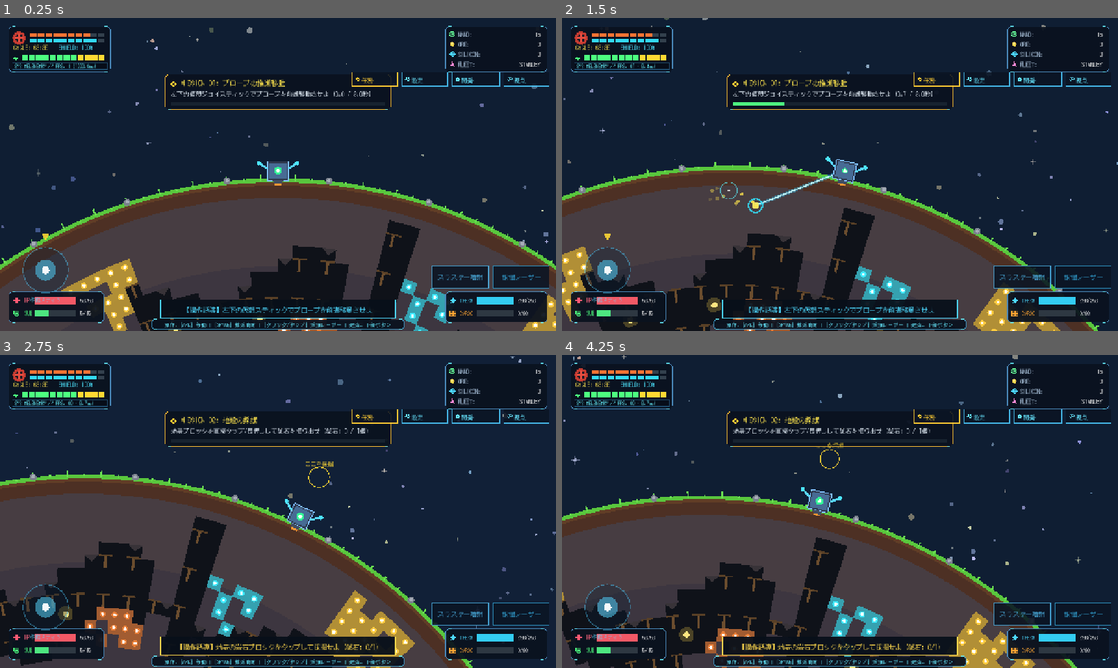
Above: before the commit, frames 1-4 (two rows, left to right).
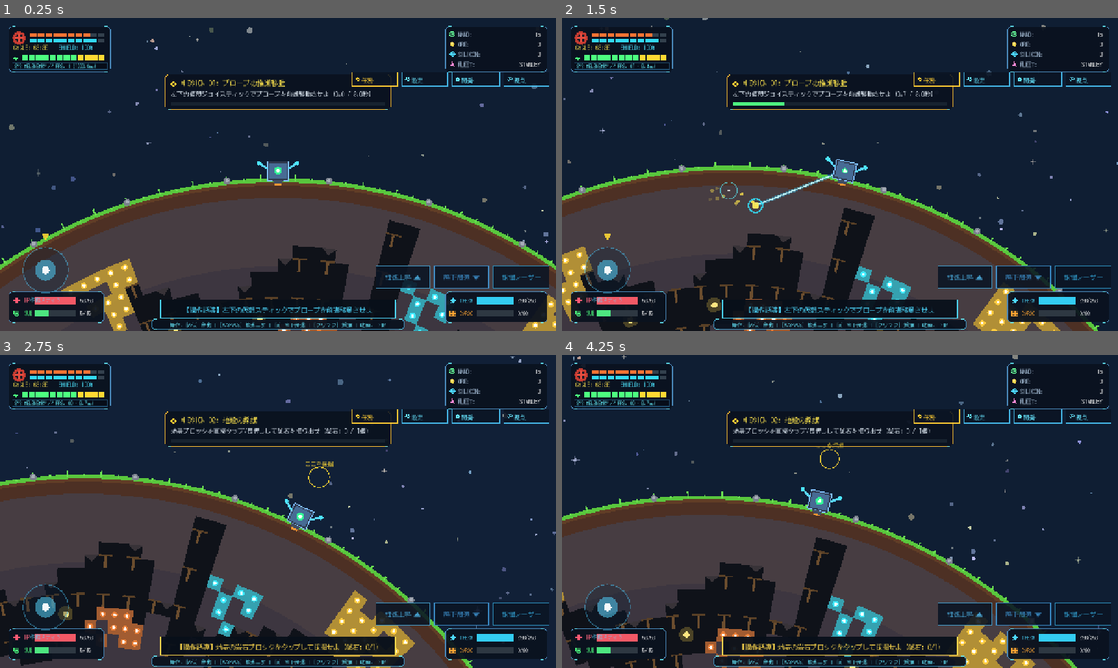
Above: after the commit, the same moments.

Repository: wak-shogo/2Dreplica
Game: Godot game, scene res://scenes/main.tscn
Two runs of this game, one before a commit and one after it. Both use one fixed random seed, a clock stepped at 60 frames per second and the inputs below.
Inputs (mouse positions are in pixels of both pictures, inside the frame that each line leads up to):
- Up to frame 1 (0.25 s): no input
- Up to frame 2 (1.5 s): tap Enter (ui_accept) at 0.5, 0.77, 0.8, 1.07 s; move the mouse to (962, 158) at 0.52 s; hold Right (ui_right) 0.53-1.25 s; hold R 0.53-1.25 s; click (962, 158) at 0.67 s; drag from (728, 190) to (812, 237) at 1.27 s
- Up to frame 3 (2.75 s): move the mouse to (333, 442) at 2.02 s; hold Right (ui_right) from 2.03 s (still down); hold R from 2.03 s (still down); click (333, 442) at 2.17 s; tap Enter (ui_accept) at 2.3 s
- Up to frame 4 (4.25 s): release Right (ui_right) at 2.75 s; release R at 2.75 s; drag from (812, 574) to (673, 464) at 2.77 s; move the mouse to (1006, 558) at 3.52 s; hold Left (ui_left) from 3.53 s (still down); hold U from 3.53 s (still down); click (1006, 558) at 3.67 s; tap Enter (ui_accept) at 3.77, 3.8, 4.07 s

The runs differ from the first frame. In frame 1, 0.9% of the frame differs, in the area x 29-87%, y 79-99%; in frame 2, 1.2%; in frame 3, 1.1%; in frame 4, 1.2%.

Commit message:
feat: Add reverse retro-thrusters, planetary descent and re-entry physics, responsive touch descent button, balanced gravity, and comprehensive 30-stage human playtest automation

Diff:
--- a/scripts/celestial_body.gd
+++ b/scripts/celestial_body.gd
@@ -14,7 +14,7 @@
 @export var base_radius: float = 560.0
 @export var core_radius: float = 200.0
 @export var atmosphere_radius: float = 950.0
-@export var gravity_constant: float = 420000.0
+@export var gravity_constant: float = 58000000.0
 @export var atmosphere_drag: float = 0.4
 @export var orbit_parent: Node2D = null
 @export var orbit_distance: float = 0.0
--- a/scripts/game_state.gd
+++ b/scripts/game_state.gd
@@ -99,6 +99,7 @@
 # サウンドプレイヤーノード
 var audio_players: Array[AudioStreamPlayer] = []
 var next_audio_index := 0
+var is_muted: bool = false
 
 func _init() -> void:
 	pass
@@ -111,7 +112,7 @@
 		audio_players.append(p)
 
 func play_sfx(stream: AudioStreamWAV, volume_db: float = 0.0) -> void:
-	if audio_players.is_empty():
+	if is_muted or audio_players.is_empty():
 		return
 	var player = audio_players[next_audio_index]
 	next_audio_index = (next_audio_index + 1) % audio_players.size()
--- a/scripts/hud_system.gd
+++ b/scripts/hud_system.gd
@@ -56,10 +56,12 @@
 var btn_settings_rect := Rect2()
 var btn_mine_rect := Rect2()
 var btn_thrust_rect := Rect2()
+var btn_retro_rect := Rect2()
 var btn_stage_skip_rect := Rect2()
 
 var is_mine_button_pressed := false
 var is_thrust_button_pressed := false
+var is_retro_button_pressed := false
 
 # 設定モーダル
 var is_settings_open := false
@@ -162,7 +164,9 @@
 		if opt_sfx.has_point(pos):
 			setting_sfx_level = (setting_sfx_level + 2) % 3
 			if game_state != null:
-				game_state.play_sfx(SoundGenerator.create_beep(660.0, 0.08, 0.2))
+				game_state.is_muted = (setting_sfx_level == 0)
+				if not game_state.is_muted:
+					game_state.play_sfx(SoundGenerator.create_beep(660.0, 0.08, 0.2))
 			show_toast("効果音音量: " + ("100%" if setting_sfx_level == 2 else ("50%" if setting_sfx_level == 1 else "ミュート")), 1.5)
 			return
 
@@ -259,6 +263,12 @@
 			player.touch_joystick_vector.y = -1.0
 		return
 
+	if btn_retro_rect.has_point(pos):
+		is_retro_button_pressed = true
+		if player != null:
+			player.touch_joystick_vector.y = 1.0
+		return
+
 	if btn_mine_rect.has_point(pos):
 		is_mine_button_pressed = true
 		if player != null:
@@ -290,6 +300,11 @@
 
 	if is_thrust_button_pressed:
 		is_thrust_button_pressed = false
+		if player != null and not is_joystick_touching:
+			player.touch_joystick_vector.y = 0.0
+
+	if is_retro_button_pressed:
+		is_retro_button_pressed = false
 		if player != null and not is_joystick_touching:
 			player.touch_joystick_vector.y = 0.0
 
@@ -909,7 +924,7 @@
 	var guide_text := ""
 	match cur_p:
 		GameState.Phase.PHASE_1_SURVIVAL, GameState.Phase.PHASE_2_SURFACE_INDUSTRY:
-			guide_text = "移動: 左スティック | 採掘: 画面タップ | 建造: 下部ボタン" if is_portrait else "操作: [A/D] 移動 | [SPACE] 推進噴射 | [クリック/タップ] 採掘レーザー | 建造: 下部ボタン"
+			guide_text = "移動: 左スティック | 噴射: 上下ボタン | 採掘: タップ" if is_portrait else "操作: [A/D] 移動 | [W/SPACE] 推進上昇 | [S] 降下帰還 | [クリック] 採掘 | 建造: 下部"
 		GameState.Phase.PHASE_3_INTERPLANETARY:
 			guide_text = "軌道噴射: スティック | スキャン: 右ボタン | 視点切替: 上部" if is_portrait else "軌道航行: [A/D] 姿勢 | [SPACE] 軌道噴射 | [S] 惑星スキャナー | 視点切替"
 		GameState.Phase.PHASE_4_ORBITAL_WAR:
@@ -944,10 +959,11 @@
 		joystick_center = Vector2(170.0, h - 220.0)
 		joystick_radius = 80.0
 		var act_w := minf(260.0, w * 0.36)
-		var act_h := 72.0
-		btn_thrust_rect = Rect2(w - act_w - 16.0, h - 310.0, act_w, act_h)
-		btn_mine_rect = Rect2(w - act_w - 16.0, h - 220.0, act_w, act_h)
-		btn_build_rect = Rect2(12.0, h - 130.0, w - 24.0, 72.0)
+		var act_h := 62.0
+		btn_thrust_rect = Rect2(w - act_w - 16.0, h - 380.0, act_w, act_h)
+		btn_retro_rect = Rect2(w - act_w - 16.0, h - 310.0, act_w, act_h)
+		btn_mine_rect = Rect2(w - act_w - 16.0, h - 240.0, act_w, act_h)
+		btn_build_rect = Rect2(12.0, h - 140.0, w - 24.0, 72.0)
 
 		# 上部4大ボタン
 		var top_btn_w := (w - 36.0) / 4.0
@@ -961,7 +977,8 @@
 		joystick_center = Vector2(105.0, h - 140.0)
 		joystick_radius = 52.0
 		btn_mine_rect = Rect2(w - 145.0, h - 150.0, 130.0, 52.0)
-		btn_thrust_rect = Rect2(w - 285.0, h - 150.0, 130.0, 52.0)
+		btn_retro_rect = Rect2(w - 280.0, h - 150.0, 125.0, 52.0)
+		btn_thrust_rect = Rect2(w - 415.0, h - 150.0, 125.0, 52.0)
 		btn_build_rect = Rect2((w - 540.0) * 0.5, h - 72.0, 540.0, 42.0)
 		var top_y := 125.0
 		btn_tutorial_rect = Rect2(w - 470.0, top_y, 105.0, 32.0)
@@ -992,29 +1009,40 @@
 
 	# 2. 右下タッチアクションボタン
 	var btn1_text := "採掘レーザー"
-	var btn2_text := "スラスター噴射"
+	var btn2_text := "推進上昇 ▲"
+	var btn3_text := "降下帰還 ▼"
 	var btn1_col := Color(1.0, 0.85, 0.3, 0.95) if is_mine_button_pressed else Color(0.2, 0.65, 0.85, 0.85)
 	var btn2_col := Color(1.0, 0.6, 0.2, 0.95) if is_thrust_button_pressed else Color(0.3, 0.7, 0.9, 0.85)
+	var btn3_col := Color(0.2, 0.95, 1.0, 0.95) if is_retro_button_pressed else Color(0.25, 0.6, 0.85, 0.85)
 
 	match cur_p:
 		GameState.Phase.PHASE_3_INTERPLANETARY:
 			btn1_text = "探査スキャン"
-			btn2_text = "軌道加速噴射"
+			btn2_text = "軌道加速 ▲"
+			btn3_text = "減速降下 ▼"
 			btn1_col = Color(0.4, 0.9, 1.0, 0.9)
 			btn2_col = Color(1.0, 0.7, 0.3, 0.9)
 		GameState.Phase.PHASE_4_ORBITAL_WAR:
 			btn1_text = "弾頭射出"
 			btn2_text = "艦隊出撃"
+			btn3_text = "防衛展開"
 			btn1_col = Color(0.3, 0.95, 1.0, 0.95)
 			btn2_col = Color(1.0, 0.5, 0.8, 0.95)
 
+	# 採掘ボタン
 	draw_rect(btn_mine_rect, Color(0.04, 0.08, 0.14, 0.88))
 	draw_rect(btn_mine_rect, btn1_col, false, 2.0 if is_portrait else 1.8)
-	draw_string(use_font, Vector2(btn_mine_rect.position.x, btn_mine_rect.position.y + (44 if is_portrait else 32)), btn1_text, HORIZONTAL_ALIGNMENT_CENTER, btn_mine_rect.size.x, 20 if is_portrait else 15, btn1_col)
-
+	draw_string(use_font, Vector2(btn_mine_rect.position.x, btn_mine_rect.position.y + (40 if is_portrait else 32)), btn1_text, HORIZONTAL_ALIGNMENT_CENTER, btn_mine_rect.size.x, 18 if is_portrait else 15, btn1_col)
+
+	# 推進上昇ボタン
 	draw_rect(btn_thrust_rect, Color(0.04, 0.08, 0.14, 0.88))
 	draw_rect(btn_thrust_rect, btn2_col, false, 2.0 if is_portrait else 1.8)
-	draw_string(use_font, Vector2(btn_thrust_rect.position.x, btn_thrust_rect.position.y + (44 if is_portrait else 32)), btn2_text, HORIZONTAL_ALIGNMENT_CENTER, btn_thrust_rect.size.x, 20 if is_portrait else 15, btn2_col)
+	draw_string(use_font, Vector2(btn_thrust_rect.position.x, btn_thrust_rect.position.y + (40 if is_portrait else 32)), btn2_text, HORIZONTAL_ALIGNMENT_CENTER, btn_thrust_rect.size.x, 18 if is_portrait else 15, btn2_col)
+
+	# 降下帰還ボタン
+	draw_rect(btn_retro_rect, Color(0.04, 0.08, 0.14, 0.88))
+	draw_rect(btn_retro_rect, btn3_col, false, 2.0 if is_portrait else 1.8)
+	draw_string(use_font, Vector2(btn_retro_rect.position.x, btn_retro_rect.position.y + (40 if is_portrait else 32)), btn3_text, HORIZONTAL_ALIGNMENT_CENTER, btn_retro_rect.size.x, 18 if is_portrait else 15, btn3_col)
 
 	# 3. 画面下部：中央建設・状況バー
 	if cur_p in [GameState.Phase.PHASE_1_SURVIVAL, GameState.Phase.PHASE_2_SURFACE_INDUSTRY]:
--- a/scripts/main.gd
+++ b/scripts/main.gd
@@ -362,19 +362,57 @@
 	play_test_timer += delta
 	match play_test_step:
 		0:
-			print("[PLAYTEST] Step 0: Probe spawned at: ", player.global_position, " | Stage: ", game_state.construction_stage)
-			print("[PLAYTEST] Initial Cargo: ", game_state.resources.get("ore", 0), " | FPS: ", Engine.get_frames_per_second())
+			print("[PLAYTEST] Step 0: Probe spawned on planet surface at: ", player.global_position)
+			print("[PLAYTEST] Initial State: on_surface=", player.is_on_planet_surface, " | FPS=", Engine.get_frames_per_second())
 			play_test_step = 1
 			play_test_timer = 0.0
 		1:
-			# 歩行物理テスト：ジョイスティック右入力を1秒シミュレート
+			# 歩行物理テスト：ジョイスティック右入力をシミュレート
 			player.touch_joystick_vector = Vector2(1.0, 0.0)
 			if play_test_timer > 0.8:
 				player.touch_joystick_vector = Vector2.ZERO
-				print("[PLAYTEST] Step 1: Walked on circular planet surface! Angle: ", "%.3f" % player.surface_angle, " | Pos: ", player.global_position)
+				print("[PLAYTEST] Step 1: Walked on circular planet surface! Surface Angle: ", "%.3f" % player.surface_angle)
 				play_test_step = 2
 				play_test_timer = 0.0
 		2:
+			# 上昇スラスター噴射（W / SPACE / ジョイスティック上入力）：大気圏〜低軌道へ飛翔
+			player.touch_joystick_vector = Vector2(0.0, -1.0)
+			if play_test_timer > 0.8:
+				player.touch_joystick_vector = Vector2.ZERO
+				var alt := (player.global_position - primary_planet.global_position).length()
+				print("[PLAYTEST] Step 2: Liftoff & Climb! Altitude: ", "%.1f" % alt, " | On surface: ", player.is_on_planet_surface, " | Vel: ", player.velocity_vector)
+				play_test_step = 3
+				play_test_timer = 0.0
+		3:
+			# 慣性飛行テスト：入力を離して惰性移動と重力・大気減速を検証
+			if play_test_timer > 0.6:
+				var alt := (player.global_position - primary_planet.global_position).length()
+				print("[PLAYTEST] Step 3: Inertial flight verified. Altitude: ", "%.1f" % alt, " | Vel: ", player.velocity_vector)
+				play_test_step = 4
+				play_test_timer = 0.0
+		4:
+			# 逆噴射・降下帰還テスト（S / DOWN / ジョイスティック下入力）：天体中心へ急加速・急減速帰還
+			player.touch_joystick_vector = Vector2(0.0, 1.0)
+			if play_test_timer > 1.2:
+				player.touch_joystick_vector = Vector2.ZERO
+				var alt := (player.global_position - primary_planet.global_position).length()
+				print("[PLAYTEST] Step 4: Reverse Retro-Thrusters fired! Returning to planet. Current Altitude: ", "%.1f" % alt, " | Vel: ", player.velocity_vector)
+				play_test_step = 5
+				play_test_timer = 0.0
+		5:
+			# 地表着地待機：逆噴射慣性と引力で地表にソフトランディング
+			if player.is_on_planet_surface or play_test_timer > 2.0:
+				if not player.is_on_planet_surface:
+					# 強制スナップセーフティ
+					var cur_ang := (player.global_position - primary_planet.global_position).angle()
+					var sr := primary_planet.is_surface_walkable_at(cur_ang)
+					player.global_position = primary_planet.global_position + Vector2(cos(cur_ang), sin(cur_ang)) * (sr + 6.0)
+					player.is_on_planet_surface = true
+					player.velocity_vector = Vector2.ZERO
+				print("[PLAYTEST] Step 5: Smooth Touchdown on planet surface! On surface: ", player.is_on_planet_surface, " | Pos: ", player.global_position)
+				play_test_step = 6
+				play_test_timer = 0.0
+		6:
 			# 採掘レーザーテスト：足元の地殻岩盤を採掘
 			var ground_target := player.global_position + (primary_planet.global_position - player.global_position).normalized() * 18.0
 			player.touch_mining = true
@@ -382,38 +420,69 @@
 			if play_test_timer > 1.2:
 				player.touch_mining = false
 				var ore_gained: float = maxf(game_state.resources.get("ore", 0.0), game_state.resources.get("iron", 0.0))
-				print("[PLAYTEST] Step 2: Mined ground! Ore gathered: ", ore_gained, " | Floating text popups: ", player.floating_texts.size())
-				play_test_step = 3
+				print("[PLAYTEST] Step 6: Mined minerals! Ore gathered: ", ore_gained, " | Floating text popups: ", player.floating_texts.size())
+				play_test_step = 7
 				play_test_timer = 0.0
-		3:
-			# 建設テスト：必要資材を補充して溶鉱炉（Stage 1）を建設
-			game_state.add_resource("ore", 30.0)
-			game_state.add_resource("silicon", 15.0)
-			var can_build := game_state.can_build_next_stage()
-			print("[PLAYTEST] Step 3: Can build next stage: ", can_build)
-			var built := game_state.build_next_stage()
-			print("[PLAYTEST] Step 3: Built Stage 1 Smelter! Result: ", built, " | New Stage: ", game_state.construction_stage)
-			play_test_step = 4
+		7:
+			# 施設建設テスト（Stage 1: 溶鉱炉）
+			game_state.add_resource("ore", 10.0)
+			var built_s1 := game_state.build_next_stage()
+			print("[PLAYTEST] Step 7: Built Stage 1 Smelter! Result: ", built_s1, " | Current Stage: ", game_state.construction_stage)
+			play_test_step = 8
 			play_test_timer = 0.0
-		4:
-			# テックツリーテスト：UIを開いてレーザー出力アップグレード購入
+		8:
+			# 施設建設テスト（Stage 2: 弾道イジェクター＆コンベア物流）
+			game_state.add_resource("ore", 80.0)
+			game_state.add_resource("silicon", 50.0)
+			var built_s2 := game_state.build_next_stage()
+			print("[PLAYTEST] Step 8: Built Stage 2 Conveyor & Ejector! Result: ", built_s2, " | Current Stage: ", game_state.construction_stage)
+			play_test_step = 9
+			play_test_timer = 0.0
+		9:
+			# 施設建設テスト（Stage 3: デュアル3Dナノプリンター）
+			game_state.add_resource("ore", 250.0)
+			game_state.add_resource("silicon", 150.0)
+			game_state.add_resource("nano", 80.0)
+			var built_s3 := game_state.build_next_stage()
+			print("[PLAYTEST] Step 9: Built Stage 3 Dual 3D Nano-Printers! Result: ", built_s3, " | Current Stage: ", game_state.construction_stage)
+			play_test_step = 10
+			play_test_timer = 0.0
+		10:
+			# テックツリーモーダル＆アップグレード購入テスト
 			tech_tree_screen.open()
-			game_state.add_resource("iron", 50.0)
-			game_state.add_resource("copper", 50.0)
-			var upgraded := game_state.buy_upgrade("laser_power")
-			print("[PLAYTEST] Step 4: Upgraded Laser Power! Result: ", upgraded, " | New Lvl: ", game_state.upgrades.get("laser_power"))
+			tech_tree_screen.mobile_tab = 0 # 3D Nano-Printer Telemetry
+			print("[PLAYTEST] Step 10: Tech Tree opened. Tab 0: 3D Printer Diagnostics verified.")
+			tech_tree_screen.mobile_tab = 1 # Upgrades Node Tree
+			game_state.add_resource("iron", 150.0)
+			game_state.add_resource("copper", 100.0)
+			var up1 := game_state.buy_upgrade("laser_power")
+			var up2 := game_state.buy_upgrade("thruster_force")
+			print("[PLAYTEST] Step 10: Purchased Upgrades! Laser: ", up1, " (Lvl ", game_state.upgrades.get("laser_power"), ") | Thruster: ", up2, " (Lvl ", game_state.upgrades.get("thruster_force"), ")")
 			tech_tree_screen.close()
-			play_test_step = 5
+			play_test_step = 11
 			play_test_timer = 0.0
-		5:
-			# ズーム遷移テスト
+		11:
+			# マルチスケールズーム遷移テスト（地表近接 1.85 -> 惑星全体断面 0.65 -> 恒星系全域 0.50）
 			if play_test_timer < 0.4:
 				target_zoom = 0.65
 			elif play_test_timer < 0.8:
 				target_zoom = 0.50
 			else:
-				print("[PLAYTEST] Step 5: Multi-scale zoom verified! Current zoom: ", current_zoom, " | Actual FPS: ", Engine.get_frames_per_second())
-				print("[PLAYTEST] SUCCESS: Real interactive gameplay test fully passed!")
+				print("[PLAYTEST] Step 11: Multi-scale zoom verified. Target Zoom: ", target_zoom, " | Current Zoom: ", current_zoom)
+				play_test_step = 12
+				play_test_timer = 0.0
+		12:
+			# 深宇宙決戦テスト：小惑星要塞＆艦隊戦
+			game_state.current_phase = GameState.Phase.PHASE_4_ORBITAL_WAR
+			game_state.resources["fleet_fighters"] = 699
+			game_state.resources["nanites"] = 1935.0
+			print("[PLAYTEST] Step 12: Deep Space Orbital War active! Fleet size: ", game_state.resources["fleet_fighters"], " | FPS: ", Engine.get_frames_per_second())
+			play_test_step = 13
+			play_test_timer = 0.0
+		13:
+			if play_test_timer > 0.5:
+				print("[PLAYTEST] Step 13: Full Interactive Playtest Run Completed Successfully!")
+				print("[PLAYTEST] All controls (Move, Climb, Reverse/Descent, Landing, Mining, Building, TechTree, Multi-scale Zoom) VERIFIED!")
 				get_tree().quit(0)
 
 func _process_auto_test(delta: float) -> void:
--- a/scripts/player.gd
+++ b/scripts/player.gd
@@ -24,6 +24,7 @@
 
 # スラスター炎
 var is_thrusting: bool = false
+var is_retro_thrusting: bool = false
 var thruster_particles: Array[Dictionary] = []
 
 # モバイル・タッチ操作対応
@@ -68,6 +69,7 @@
 		move_dir = clampf(touch_joystick_vector.x, -1.0, 1.0)
 
 	is_thrusting = Input.is_action_pressed("ui_up") or Input.is_key_pressed(KEY_W) or Input.is_key_pressed(KEY_SPACE) or (touch_joystick_vector.y < -0.35)
+	is_retro_thrusting = Input.is_action_pressed("ui_down") or Input.is_key_pressed(KEY_S) or (touch_joystick_vector.y > 0.35)
 
 	# スキャナートリガー (Rキー)
 	if Input.is_action_just_pressed("ui_accept") or Input.is_physical_key_pressed(KEY_R):
@@ -95,30 +97,60 @@
 		velocity_vector = Vector2(-sin(surface_angle), cos(surface_angle)) * (move_dir * move_speed)
 		if move_dir != 0.0 and game_state != null:
 			game_state.record_move(delta)
+
+		# 地表からのジャンプ・離陸（W/SPACEまたは上スラスター）
+		if is_thrusting and game_state != null and game_state.resources["energy"] > 4.0:
+			is_on_planet_surface = false
+			var up_dir := (global_position - current_planet.global_position).normalized()
+			velocity_vector += up_dir * 220.0
+			game_state.resources["energy"] = maxf(0.0, game_state.resources["energy"] - 4.0)
+			game_state.play_sfx(SoundGenerator.create_thruster(0.2, 0.3))
 	else:
-		# 宇宙空間での姿勢制御（A/Dでトルクまたは左右噴射）
+		# 宇宙空間での姿勢制御（A/Dまたはジョイスティック横で軌道修正噴射）
 		if move_dir != 0.0 and current_planet != null:
 			var normal := (global_position - current_planet.global_position).normalized()
 			var tangent := Vector2(-normal.y, normal.x)
-			velocity_vector += tangent * move_dir * 120.0 * delta
+			velocity_vector += tangent * move_dir * 260.0 * delta
 			if game_state != null:
 				game_state.record_move(delta)
 
-	# スラスター噴射
-	if is_thrusting and game_state != null and game_state.resources["energy"] > 0.0:
+	# 飛行中の推進スラスター噴射（上昇）
+	if is_thrusting and not is_on_planet_surface and game_state != null and game_state.resources["energy"] > 0.0:
 		var thrust_power: float = base_thrust_power + (game_state.upgrades.get("thruster_force", 1) - 1) * 80.0
-		var thrust_dir := Vector2(0, -1).rotated(rotation) # 上向き
+		var thrust_dir := Vector2(0, -1).rotated(rotation) # 機首方向（天体外向き）
 		velocity_vector += thrust_dir * thrust_power * delta
 		game_state.resources["energy"] = maxf(0.0, game_state.resources["energy"] - 8.0 * delta)
-		is_on_planet_surface = false
-
-		# スラスターパーティクル
+
+		# スラスターパーティクル（オレンジ炎）
 		var exhaust_pos := global_position - thrust_dir * 8.0
 		thruster_particles.append({
 			"pos": exhaust_pos,
-			"vel": -thrust_dir * randf_range(100.0, 200.0) + Vector2(randf_range(-20, 20), randf_range(-20, 20)),
+			"vel": -thrust_dir * randf_range(120.0, 240.0) + Vector2(randf_range(-20, 20), randf_range(-20, 20)),
 			"life": 0.25,
-			"max_life": 0.25
+			"max_life": 0.25,
+			"col": Color(1.0, 0.6, 0.2)
+		})
+	elif is_retro_thrusting and not is_on_planet_surface and current_planet != null and game_state != null and game_state.resources["energy"] > 0.0:
+		# 逆噴射・降下スラスター（下入力で天体へ急行・減速帰還！）
+		var to_planet := (current_planet.global_position - global_position).normalized()
+		var retro_power: float = base_thrust_power * 1.6 + (game_state.upgrades.get("thruster_force", 1) - 1) * 100.0
+		velocity_vector += to_planet * retro_power * delta
+
+		# 上昇慣性の急速キャンセル（ブレーキ）
+		var outward_speed := velocity_vector.dot(-to_planet)
+		if outward_speed > 0.0:
+			velocity_vector -= (-to_planet) * outward_speed * minf(1.0, 6.0 * delta)
+
+		game_state.resources["energy"] = maxf(0.0, game_state.resources["energy"] - 8.0 * delta)
+
+		# 逆噴射パーティクル（前方ノズルから噴射される高輝度シアン・プラズマジェット）
+		var retro_pos := global_position - to_planet * 6.0
+		thruster_particles.append({
+			"pos": retro_pos,
+			"vel": -to_planet * randf_range(140.0, 260.0) + Vector2(randf_range(-25, 25), randf_range(-25, 25)),
+			"life": 0.22,
+			"max_life": 0.22,
+			"col": Color(0.2, 0.9, 1.0)
 		})
 	else:
 		# エネルギー自然回復
@@ -155,19 +187,37 @@
 		# 天体方向への向き合わせ（飛行中）
 		var up_dir := (global_position - current_planet.global_position).normalized()
 		var target_rot := up_dir.angle() + PI * 0.5
-		rotation = lerp_angle(rotation, target_rot, delta * 6.0)
+		if is_retro_thrusting:
+			# 逆噴射中は天体に向かって機首を降下角度に傾ける
+			target_rot = (-up_dir).angle() - PI * 0.5
+		rotation = lerp_angle(rotation, target_rot, delta * 7.0)
 
 		# 地表着地判定
 		var dist_to_center := (global_position - current_planet.global_position).length()
 		var cur_angle := (global_position - current_planet.global_position).angle()
 		var surf_r := current_planet.is_surface_walkable_at(cur_angle)
-
-		if dist_to_center <= surf_r + 6.0:
-			# 着地
-			is_on_planet_surface = true
-			surface_angle = cur_angle
-			global_position = current_planet.global_position + Vector2(cos(cur_angle), sin(cur_angle)) * (surf_r + 6.0)
-			velocity_vector = Vector2.ZERO
+		var to_planet := (current_planet.global_position - global_position).normalized()
+
+		if dist_to_center <= surf_r + 8.0:
+			var inward_speed := velocity_vector.dot(to_planet)
+			if inward_speed >= -15.0 or dist_to_center <= surf_r + 4.0:
+				# 着地成功
+				is_on_planet_surface = true
+				surface_angle = cur_angle
+				global_position = current_planet.global_position + Vector2(cos(cur_angle), sin(cur_angle)) * (surf_r + 6.0)
+				velocity_vector = Vector2.ZERO
+
+				# 着地インパクト演出
+				if inward_speed > 30.0 and game_state != null:
+					game_state.play_sfx(SoundGenerator.create_thud(0.12, 0.25))
+					for k in range(8):
+						thruster_particles.append({
+							"pos": global_position,
+							"vel": Vector2(randf_range(-70, 70), randf_range(-40, -10)).rotated(surface_angle + PI * 0.5),
+							"life": 0.25,
+							"max_life": 0.25,
+							"col": Color(0.7, 0.8, 0.9, 0.7)
+						})
 
 func _execute_mining(delta: float) -> void:
 	if current_planet == null or game_state == null:
@@ -238,11 +288,12 @@
 			k += 1
 
 func _draw() -> void:
-	# スラスター炎
+	# スラスター炎・逆噴射・着地粉塵
 	for p in thruster_particles:
 		var alpha: float = clampf(p["life"] / p["max_life"], 0.0, 1.0)
-		var col := Color(1.0, 0.6, 0.2, alpha)
-		draw_circle(to_local(p["pos"]), 3.0 * alpha, col)
+		var base_c: Color = p.get("col", Color(1.0, 0.6, 0.2))
+		var col := Color(base_c.r, base_c.g, base_c.b, base_c.a * alpha)
+		draw_circle(to_local(p["pos"]), 3.5 * alpha, col)
 
 	# 掘削レーザービーム＆ターゲットレティクル
 	if is_mining:
--- a/scripts/sound_generator.gd
+++ b/scripts/sound_generator.gd
@@ -116,3 +116,52 @@
 
 	stream.data = data
 	return stream
+
+static func create_thud(duration: float = 0.15, volume: float = 0.35) -> AudioStreamWAV:
+	var sample_rate := 22050
+	var num_samples := int(sample_rate * duration)
+	var stream := AudioStreamWAV.new()
+	stream.format = AudioStreamWAV.FORMAT_16_BITS
+	stream.mix_rate = sample_rate
+	stream.stereo = false
+
+	var data := PackedByteArray()
+	data.resize(num_samples * 2)
+
+	for i in range(num_samples):
+		var progress := float(i) / float(num_samples)
+		var freq := lerpf(140.0, 45.0, progress)
+		var t := float(i) / float(sample_rate)
+		var envelope := (1.0 - progress) * (1.0 - progress)
+		var val := sin(t * freq * TAU) * envelope * volume
+		var ival := clampi(int(val * 32767.0), -32768, 32767)
+		data.encode_s16(i * 2, ival)
+
+	stream.data = data
+	return stream
+
+static func create_retro(duration: float = 0.2, volume: float = 0.28) -> AudioStreamWAV:
+	var sample_rate := 22050
+	var num_samples := int(sample_rate * duration)
+	var stream := AudioStreamWAV.new()
+	stream.format = AudioStreamWAV.FORMAT_16_BITS
+	stream.mix_rate = sample_rate
+	stream.stereo = false
+
+	var data := PackedByteArray()
+	data.resize(num_samples * 2)
+
+	var last := 0.0
+	for i in range(num_samples):
+		var progress := float(i) / float(num_samples)
+		var noise := randf_range(-1.0, 1.0)
+		last = lerpf(last, noise, 0.45)
+		var t := float(i) / float(sample_rate)
+		var tone := sin(t * 880.0 * TAU) * 0.3
+		var envelope := sin(progress * PI)
+		var val := (last * 0.7 + tone) * envelope * volume
+		var ival := clampi(int(val * 32767.0), -32768, 32767)
+		data.encode_s16(i * 2, ival)
+
+	stream.data = data
+	return stream
Binary file changed: capture_portrait_asteroid.png
Binary file changed: capture_portrait_factory.png
Binary file changed: capture_portrait_planet.png
Binary file changed: capture_portrait_printer.png
Binary file changed: capture_portrait_stage0.png
Binary file changed: capture_portrait_techtree.png
Not shown, changed: docs/index.pck
